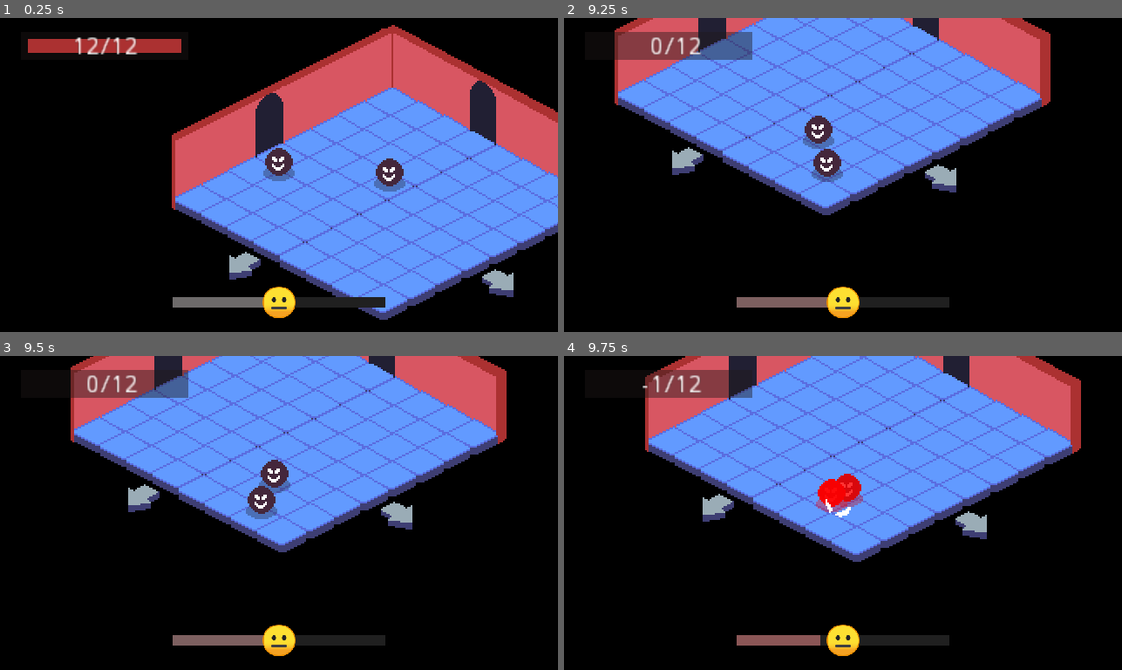
Above: before the commit, frames 1-4 (two rows, left to right).
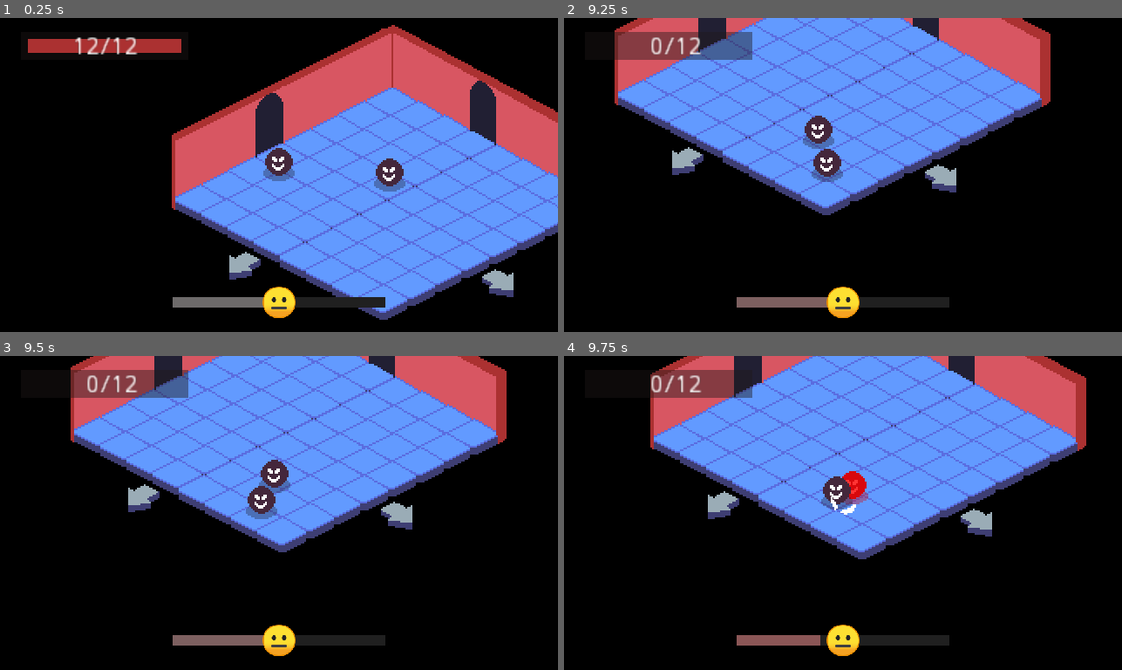
Above: after the commit, the same moments.

Repository: ColmeiaUDESC/gamejaaj6
Game: Godot game, scene res://Cenas/Teste.tscn
Same seed, same stepped clock (60 frames per second), same inputs: the game is played once before the commit and once after it.
Inputs (mouse positions are in pixels of both pictures, inside the frame that each line leads up to):
- Up to frame 1 (0.25 s): no input
- Up to frame 2 (9.25 s): move the mouse to (965, 159) at 0.52 s; hold Right (ui_right) 0.53-1.28 s; click (965, 159) at 0.6 s; tap Space (ui_select) at 0.77, 1.52, 3.02, 3.77, 4.52, 6.02, 6.77, 7.52, 9.02 s; move the mouse to (731, 190) at 1.27 s; hold Down (ui_down) 1.28-2.03 s; right-click (731, 190) at 1.35 s; move the mouse to (898, 105) at 2.02 s; hold Right (ui_right) 2.03-2.78 s; click (898, 105) at 2.1 s; move the mouse to (815, 237) at 2.77 s; hold Up (ui_up) 2.78-3.53 s; right-click (815, 237) at 2.85 s; move the mouse to (1010, 222) at 3.52 s; hold Left (ui_left) 3.53-5.03 s; click (1010, 222) at 3.6 s; move the mouse to (675, 127) at 4.27 s; right-click (675, 127) at 4.35 s; move the mouse to (870, 175) at 5.02 s; hold Down (ui_down) 5.03-5.78 s; click (870, 175) at 5.1 s; move the mouse to (759, 96) at 5.77 s; hold Right (ui_right) 5.78-6.53 s; right-click (759, 96) at 5.85 s; move the mouse to (965, 159) at 6.52 s; hold Up (ui_up) 6.53-7.28 s; click (965, 159) at 6.6 s; move the mouse to (731, 190) at 7.27 s; hold Right (ui_right) 7.28-8.03 s; right-click (731, 190) at 7.35 s; move the mouse to (898, 105) at 8.02 s; hold Down (ui_down) 8.03-8.78 s; click (898, 105) at 8.1 s; move the mouse to (815, 237) at 8.77 s; hold Left (ui_left) from 8.78 s (still down); right-click (815, 237) at 8.85 s
- Up to frame 3 (9.5 s): keep holding Left (ui_left)
- Up to frame 4 (9.75 s): move the mouse to (1010, 560) at 9.52 s; release Left (ui_left) at 9.53 s; hold Up (ui_up) from 9.53 s (still down); click (1010, 560) at 9.6 s

Frames 1-3 are identical in both runs. In frame 4, 9.4% of the frame differs, in the area x 14-94%, y 0-66%.

Commit message:
Feito tela gameover (#34)

Diff:
--- a/Instanciaveis/Jogador.tscn
+++ b/Instanciaveis/Jogador.tscn
@@ -9,6 +9,7 @@
 [ext_resource path="res://Instanciaveis/Scripts/Camera2D.gd" type="Script" id=7]
 [ext_resource path="res://Conteudos/Shaders/ShaderPersonagem.shader" type="Shader" id=8]
 [ext_resource path="res://UI/BarraPureza.tscn" type="PackedScene" id=9]
+[ext_resource path="res://UI/TelaGameOver.tscn" type="PackedScene" id=10]
 
 [sub_resource type="ShaderMaterial" id=1]
 resource_local_to_scene = true
@@ -135,6 +136,8 @@
 margin_right = 61.0
 margin_bottom = -14.0
 
+[node name="TelaGameOver" parent="UI" instance=ExtResource( 10 )]
+
 [node name="Intangibilidade" type="Timer" parent="."]
 one_shot = true
 
--- a/Instanciaveis/Scripts/Jogador.gd
+++ b/Instanciaveis/Scripts/Jogador.gd
@@ -25,6 +25,7 @@
 var _inimigos_ja_danificados := []
 var pureza := 0
 
+signal morreu()
 signal pureza_mudou(novo_valor)
 signal recebido_dano(dano)
 signal infligido_dano(dano, e_offensivo)
@@ -64,11 +65,19 @@
 
 
 func inflige_dano(dano: float) -> void:
-	if not depois_do_ataque:
-		emit_signal("recebido_dano", dano)
-		vida_atual -= dano
-		$Sprite.executar_anim_dano()
-		$Camera2D.adicionar_trauma(TRAUMA_AO_RECEBER_DANO)
+	if depois_do_ataque or esta_morto():
+		return
+
+	emit_signal("recebido_dano", dano)
+	vida_atual = clamp(vida_atual - dano, 0.0, vida_max)
+	$Sprite.executar_anim_dano()
+	$Camera2D.adicionar_trauma(TRAUMA_AO_RECEBER_DANO)
+
+	if esta_morto():
+		$AnimationPlayer.play("sumir")
+		$UI/TelaGameOver.mostrar()
+		emit_signal("morreu")
+	else:
 		intangivel()
 
 
@@ -98,6 +107,10 @@
 
 func set_vida(valor: float) -> void:
 	vida_atual = clamp(valor, 0, vida_max)
+
+
+func esta_morto() -> bool:
+	return vida_atual == 0
 
 
 func _gerenciar_ataque_offensivo() -> void:
--- /dev/null
+++ b/UI/ControladorTelaGameover.gd
@@ -0,0 +1,16 @@
+extends Panel
+
+
+func mostrar() -> void:
+	show()
+	$AnimationPlayer.play("aparecer")
+
+
+func _on_BotaoReencarnar_pressed():
+	if not $AnimationPlayer.is_playing():
+		var _err = get_tree().change_scene("res://Cenas/Jogo.tscn")
+
+
+func _on_BotaoVoltar_pressed():
+	if not $AnimationPlayer.is_playing():
+		var _err = get_tree().change_scene("res://Cenas/MenuPrincipal.tscn")
--- /dev/null
+++ b/UI/TelaGameOver.tscn
@@ -0,0 +1,200 @@
+[gd_scene load_steps=3 format=2]
+
+[ext_resource path="res://UI/ControladorTelaGameover.gd" type="Script" id=1]
+
+[sub_resource type="Animation" id=1]
+resource_name = "aparecer"
+length = 1.5
+tracks/0/type = "value"
+tracks/0/path = NodePath(".:visible")
+tracks/0/interp = 1
+tracks/0/loop_wrap = true
+tracks/0/imported = false
+tracks/0/enabled = true
+tracks/0/keys = {
+"times": PoolRealArray( 0 ),
+"transitions": PoolRealArray( 1 ),
+"update": 1,
+"values": [ true ]
+}
+tracks/1/type = "value"
+tracks/1/path = NodePath(".:modulate")
+tracks/1/interp = 1
+tracks/1/loop_wrap = true
+tracks/1/imported = false
+tracks/1/enabled = true
+tracks/1/keys = {
+"times": PoolRealArray( 0, 0.5 ),
+"transitions": PoolRealArray( 1, 1 ),
+"update": 0,
+"values": [ Color( 1, 1, 1, 0 ), Color( 1, 1, 1, 1 ) ]
+}
+tracks/2/type = "value"
+tracks/2/path = NodePath("VBoxContainer/ContainerGameOver/GameOver:visible")
+tracks/2/interp = 1
+tracks/2/loop_wrap = true
+tracks/2/imported = false
+tracks/2/enabled = true
+tracks/2/keys = {
+"times": PoolRealArray( 0, 0.5 ),
+"transitions": PoolRealArray( 1, 1 ),
+"update": 1,
+"values": [ false, true ]
+}
+tracks/3/type = "value"
+tracks/3/path = NodePath("VBoxContainer/ContainerGameOver/GameOver:modulate")
+tracks/3/interp = 1
+tracks/3/loop_wrap = true
+tracks/3/imported = false
+tracks/3/enabled = true
+tracks/3/keys = {
+"times": PoolRealArray( 0.5, 1 ),
+"transitions": PoolRealArray( 4, 1 ),
+"update": 0,
+"values": [ Color( 1, 1, 1, 0 ), Color( 1, 1, 1, 1 ) ]
+}
+tracks/4/type = "value"
+tracks/4/path = NodePath("VBoxContainer/ContainerGameOver/GameOver:rect_scale")
+tracks/4/interp = 1
+tracks/4/loop_wrap = true
+tracks/4/imported = false
+tracks/4/enabled = true
+tracks/4/keys = {
+"times": PoolRealArray( 0.5, 1 ),
+"transitions": PoolRealArray( 4, 1 ),
+"update": 0,
+"values": [ Vector2( 2, 2 ), Vector2( 1, 1 ) ]
+}
+tracks/5/type = "value"
+tracks/5/path = NodePath("VBoxContainer/HBoxContainer:rect_scale")
+tracks/5/interp = 1
+tracks/5/loop_wrap = true
+tracks/5/imported = false
+tracks/5/enabled = true
+tracks/5/keys = {
+"times": PoolRealArray( 1, 1.5 ),
+"transitions": PoolRealArray( 4, 1 ),
+"update": 0,
+"values": [ Vector2( 2, 2 ), Vector2( 1, 1 ) ]
+}
+tracks/6/type = "value"
+tracks/6/path = NodePath("VBoxContainer/HBoxContainer:modulate")
+tracks/6/interp = 1
+tracks/6/loop_wrap = true
+tracks/6/imported = false
+tracks/6/enabled = true
+tracks/6/keys = {
+"times": PoolRealArray( 0, 1, 1.5 ),
+"transitions": PoolRealArray( 1, 4, 1 ),
+"update": 0,
+"values": [ Color( 1, 1, 1, 0 ), Color( 1, 1, 1, 0 ), Color( 1, 1, 1, 1 ) ]
+}
+tracks/7/type = "value"
+tracks/7/path = NodePath("VBoxContainer/HBoxContainer/MargemBotaoVoltar/BotaoVoltar:disabled")
+tracks/7/interp = 1
+tracks/7/loop_wrap = true
+tracks/7/imported = false
+tracks/7/enabled = true
+tracks/7/keys = {
+"times": PoolRealArray( 0, 1 ),
+"transitions": PoolRealArray( 1, 1 ),
+"update": 1,
+"values": [ true, false ]
+}
+tracks/8/type = "value"
+tracks/8/path = NodePath("VBoxContainer/HBoxContainer/MargemBotaoReencarnar/BotaoReencarnar:disabled")
+tracks/8/interp = 1
+tracks/8/loop_wrap = true
+tracks/8/imported = false
+tracks/8/enabled = true
+tracks/8/keys = {
+"times": PoolRealArray( 0, 1 ),
+"transitions": PoolRealArray( 1, 1 ),
+"update": 1,
+"values": [ true, false ]
+}
+
+[node name="TelaGameOver" type="Panel"]
+modulate = Color( 1, 1, 1, 0 )
+anchor_right = 1.0
+anchor_bottom = 1.0
+script = ExtResource( 1 )
+__meta__ = {
+"_edit_use_anchors_": false
+}
+
+[node name="VBoxContainer" type="VBoxContainer" parent="."]
+anchor_right = 1.0
+anchor_bottom = 1.0
+__meta__ = {
+"_edit_use_anchors_": false
+}
+
+[node name="ContainerGameOver" type="CenterContainer" parent="VBoxContainer"]
+margin_right = 320.0
+margin_bottom = 126.0
+size_flags_vertical = 3
+
+[node name="GameOver" type="Label" parent="VBoxContainer/ContainerGameOver"]
+visible = false
+modulate = Color( 1, 1, 1, 0 )
+margin_left = 123.0
+margin_top = 56.0
+margin_right = 196.0
+margin_bottom = 70.0
+grow_horizontal = 2
+grow_vertical = 2
+rect_pivot_offset = Vector2( 36, 7 )
+text = "Game Over"
+
+[node name="HBoxContainer" type="HBoxContainer" parent="VBoxContainer"]
+modulate = Color( 1, 1, 1, 0 )
+margin_top = 130.0
+margin_right = 320.0
+margin_bottom = 180.0
+rect_min_size = Vector2( 0, 50 )
+rect_pivot_offset = Vector2( 160, 25 )
+__meta__ = {
+"_edit_use_anchors_": false
+}
+
+[node name="MargemBotaoReencarnar" type="MarginContainer" parent="VBoxContainer/HBoxContainer"]
+margin_right = 158.0
+margin_bottom = 50.0
+size_flags_horizontal = 3
+custom_constants/margin_right = 20
+custom_constants/margin_top = 10
+custom_constants/margin_left = 20
+custom_constants/margin_bottom = 10
+
+[node name="BotaoReencarnar" type="Button" parent="VBoxContainer/HBoxContainer/MargemBotaoReencarnar"]
+margin_left = 20.0
+margin_top = 10.0
+margin_right = 138.0
+margin_bottom = 40.0
+disabled = true
+text = "Reencarnar"
+
+[node name="MargemBotaoVoltar" type="MarginContainer" parent="VBoxContainer/HBoxContainer"]
+margin_left = 162.0
+margin_right = 320.0
+margin_bottom = 50.0
+size_flags_horizontal = 3
+custom_constants/margin_right = 20
+custom_constants/margin_top = 10
+custom_constants/margin_left = 20
+custom_constants/margin_bottom = 10
+
+[node name="BotaoVoltar" type="Button" parent="VBoxContainer/HBoxContainer/MargemBotaoVoltar"]
+margin_left = 20.0
+margin_top = 10.0
+margin_right = 138.0
+margin_bottom = 40.0
+disabled = true
+text = "Voltar"
+
+[node name="AnimationPlayer" type="AnimationPlayer" parent="."]
+anims/aparecer = SubResource( 1 )
+
+[connection signal="pressed" from="VBoxContainer/HBoxContainer/MargemBotaoReencarnar/BotaoReencarnar" to="." method="_on_BotaoReencarnar_pressed"]
+[connection signal="pressed" from="VBoxContainer/HBoxContainer/MargemBotaoVoltar/BotaoVoltar" to="." method="_on_BotaoVoltar_pressed"]
Not shown: 1 places in Instanciaveis/Jogador.tscn that only renumber resources
